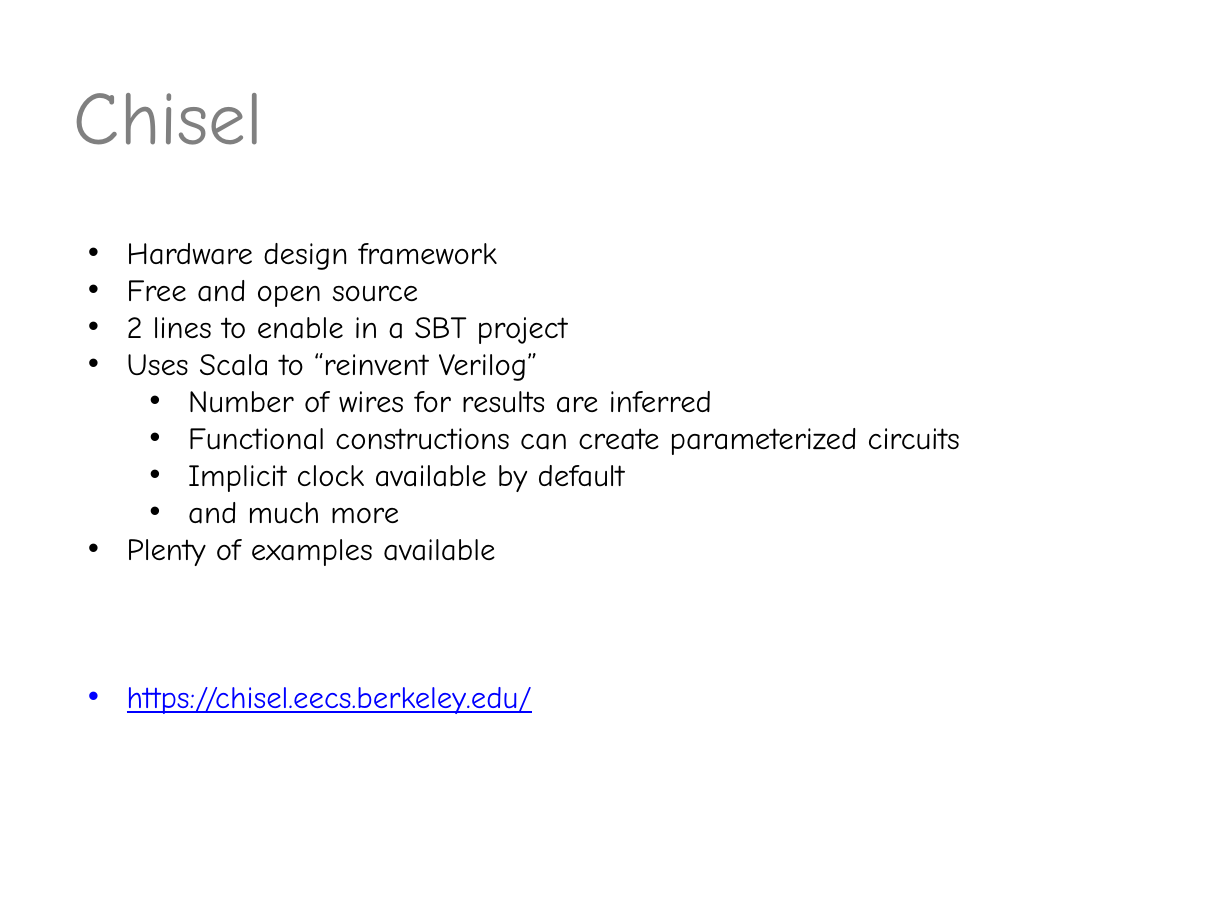
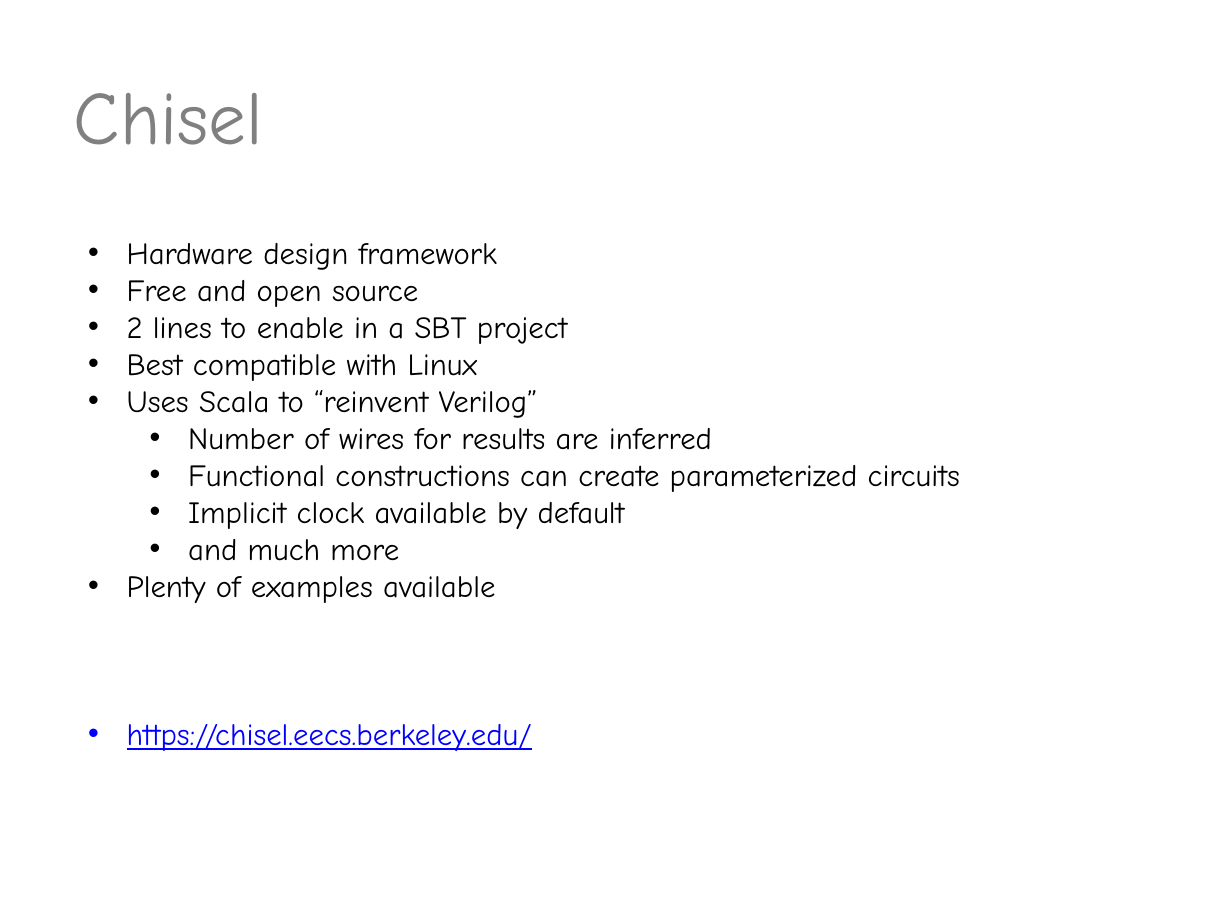
Before and after one commit to valdisxp1/scalaCL-chisel-presentation, a slide deck: slide 8 of ScalaCL_Chissel.pptx. Drawn at 1232x924 pixels with LibreOffice and Linux fonts; fonts in the diff are those of the drawing. Boxes give left, top, right and bottom in pixels: in the first picture for what was removed or moved away, otherwise in the second. Text is boxed around its words. In the diff, an @@ line names an element or a change of style, - is before the commit and + after.

Commit message:
final version

```diff
--- a/ScalaCL_Chissel.pptx
+++ b/ScalaCL_Chissel.pptx
@@ text at (127,354,478,381): paragraph added @@
+• Best compatible with Linux
```
Also in this commit, not shown: 1 other slide changed.
